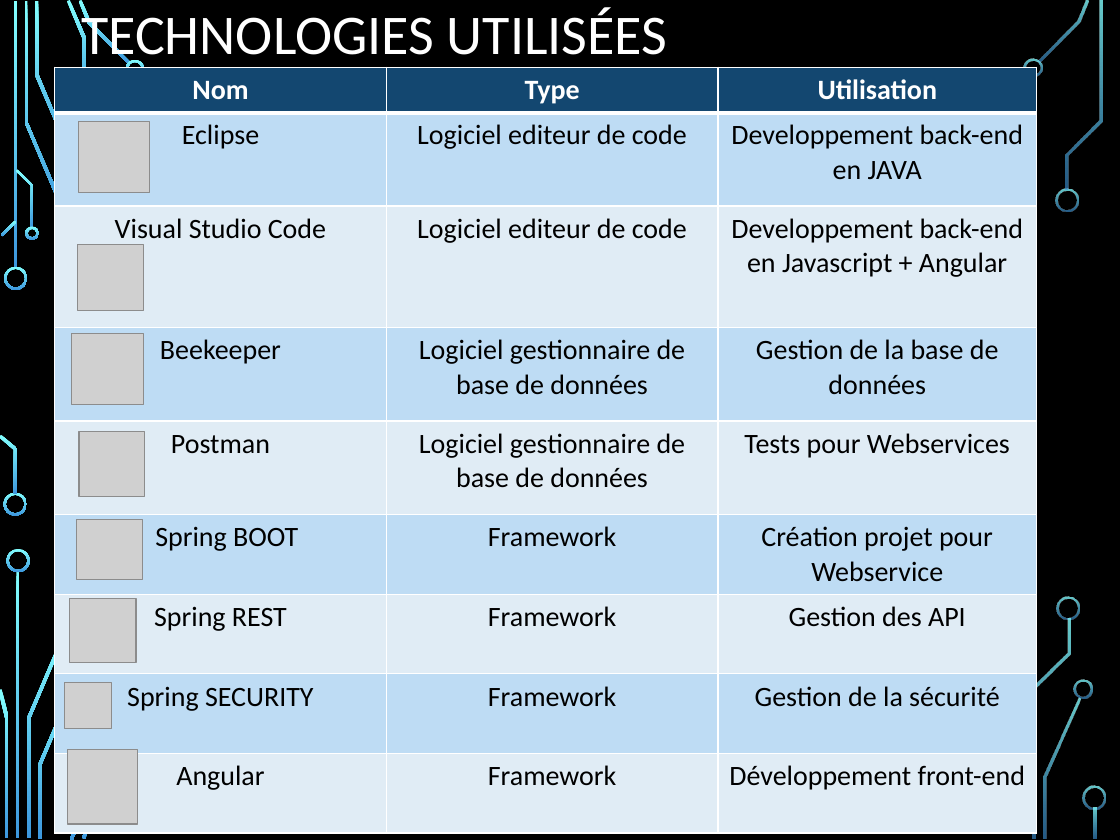
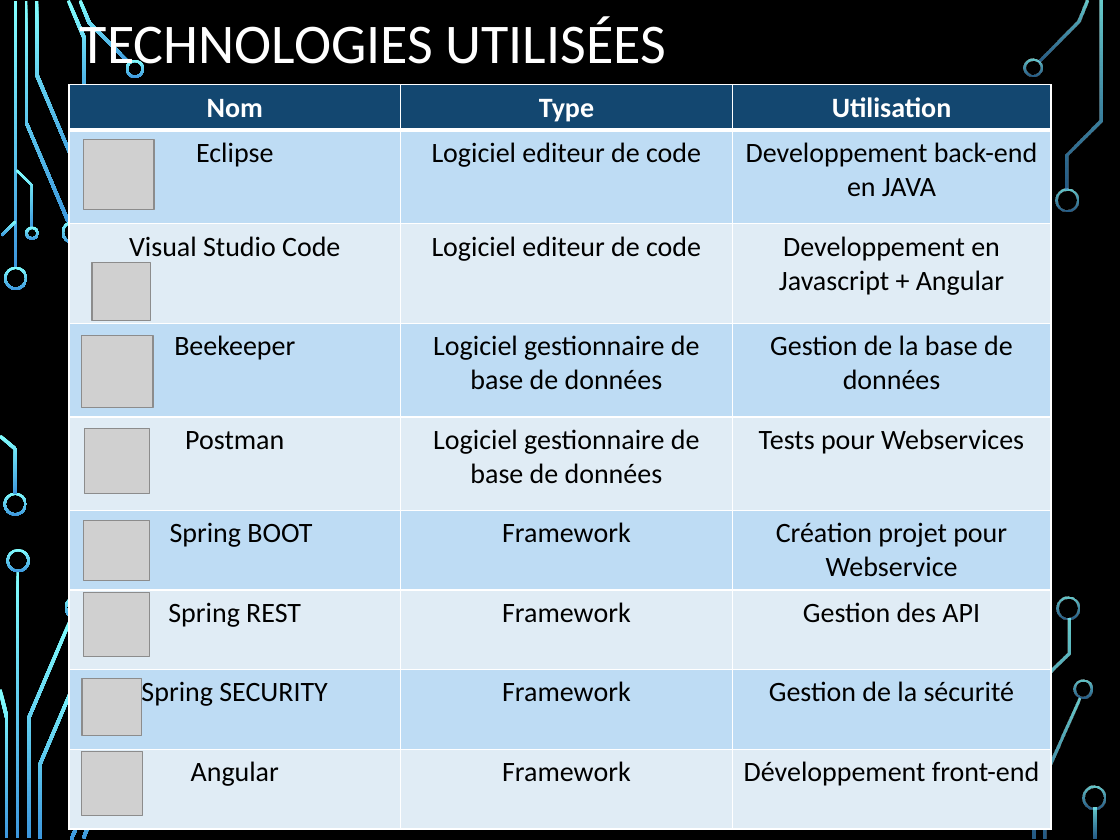
Before and after one commit to NicoPerret/projet-echec, a slide deck: slide 5 of Diapo présentation projet.pptx. Drawn at 1120x840 pixels with LibreOffice and Linux fonts; fonts in the diff are those of the drawing; grey boxes stand for pictures; background and template pictures are left out. Boxes give left, top, right and bottom in pixels: in the first picture for what was removed or moved away, otherwise in the second. Text is boxed around its words. In the diff, an @@ line names an element or a change of style, - is before the commit and + after.

```diff
--- a/Diapo présentation projet.pptx
+++ b/Diapo présentation projet.pptx
@@ title "TECHNOLOGIES UTILISÉES": place and size @@
-title "TECHNOLOGIES UTILISÉES" at bbox=[81, 7, 667, 67]
+title "TECHNOLOGIES UTILISÉES" at bbox=[80, 16, 666, 76]
@@ table at bbox=[69, 85, 1052, 824] @@
-row 3, column 3: Developpement back-end en Javascript + Angular
+row 3, column 3: Developpement en Javascript + Angular
@@ table: place and size @@
-table at bbox=[55, 67, 1037, 828]
+table at bbox=[69, 85, 1052, 824]
@@ picture: place and size @@
-picture at bbox=[78, 122, 149, 193]
+picture at bbox=[84, 139, 155, 209]
@@ picture: place and size @@
-picture at bbox=[77, 245, 142, 310]
+picture at bbox=[92, 262, 150, 320]
@@ picture: place and size @@
-picture at bbox=[72, 333, 143, 404]
+picture at bbox=[82, 336, 153, 408]
@@ picture: place and size @@
-picture at bbox=[78, 431, 143, 496]
+picture at bbox=[84, 429, 149, 494]
@@ picture: place and size @@
-picture at bbox=[76, 520, 142, 580]
+picture at bbox=[83, 521, 149, 581]
@@ picture: place and size @@
-picture at bbox=[69, 598, 136, 662]
+picture at bbox=[83, 592, 149, 656]
@@ picture: place and size @@
-picture at bbox=[64, 683, 111, 729]
+picture at bbox=[82, 679, 141, 736]
@@ picture: place and size @@
-picture at bbox=[67, 749, 138, 824]
+picture at bbox=[82, 752, 142, 816]
```
Also in this commit, not shown: 9 other slides changed.
